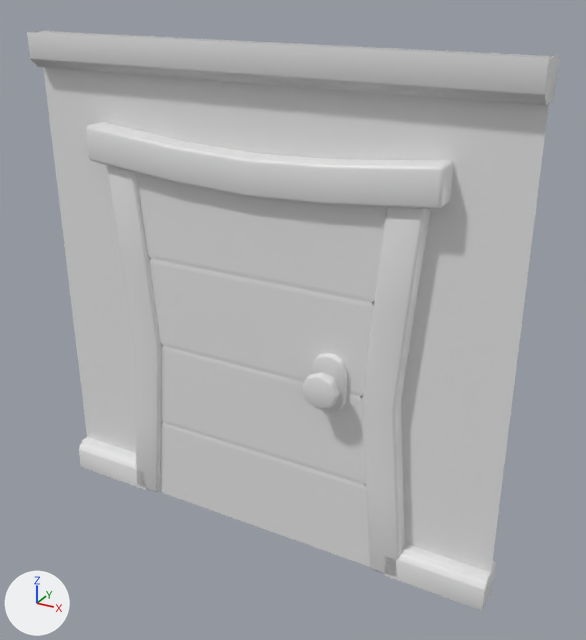
Two versions of the FBX model Assets/Mesh/Modular/Mesh_Modular_Door.fbx, one commit apart.
The view is the same before and after, from a camera (50 mm lens) standing at (3.78, -3.75, 3.37) and looking at (1.69, 0.05, 1.47). Lighting does not change. The marker at lower left points along +X, +Y and +Z. Where no turn or scale is listed for an object, it has been applied to the vertices.
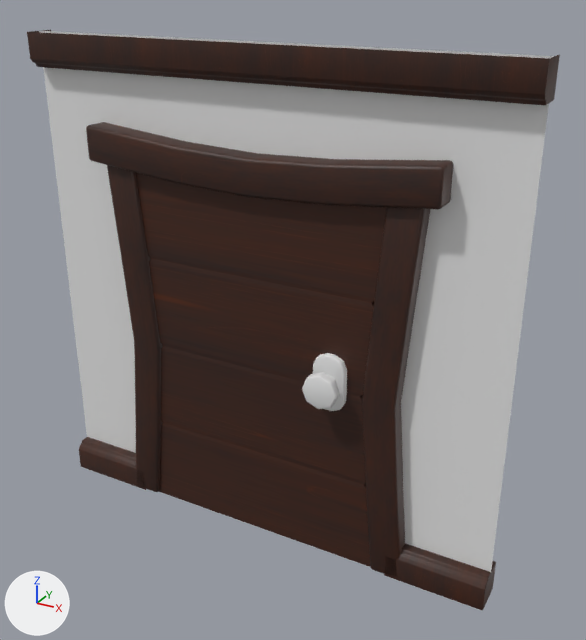
Where the newer file only moved an object's origin or applied its transform, the numbers keep the older frame.

Location of each change, (x1, y1, x2, y2) in pixels of the pictures (586 x 640 px):
'Madular_Door', surface changed
    both: (27, 30, 560, 610)
'Cube.002', surface changed (grey to brown)
    both: (136, 173, 387, 567)
'Cube.001', surface changed (grey to brown)
    both: (86, 122, 453, 577)

The change in detail:
Picture 'T_Mat_Tiling_Wood_v03_AlbedoTransparency.png' (img_t_mat_tiling_wood_v03_albedotransparency_png) is new.
In material 'Mat_Wood' (mat_mat_wood), base_color is no longer (0.8, 0.8, 0.8), white #e7e7e7.
In material 'Mat_Wood' (mat_mat_wood), roughness goes from 0.4 to 0.5.
In material 'Mat_Wood' (mat_mat_wood), texture is now set to img_t_mat_tiling_wood_v03_albedotransparency_png.
